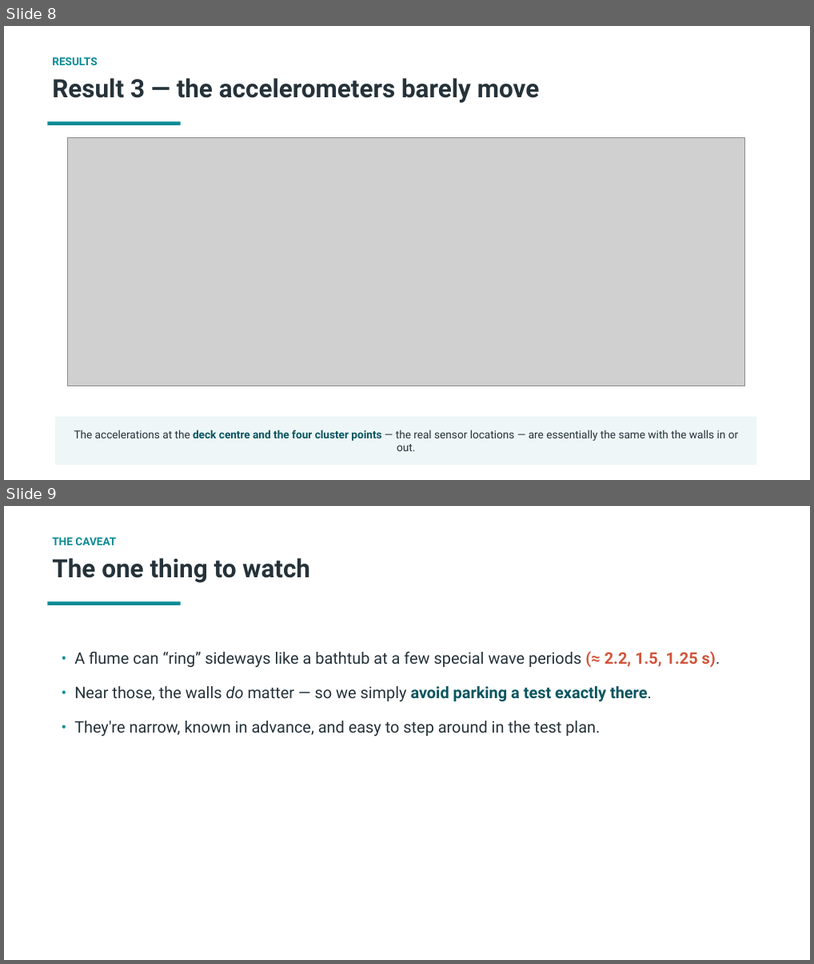
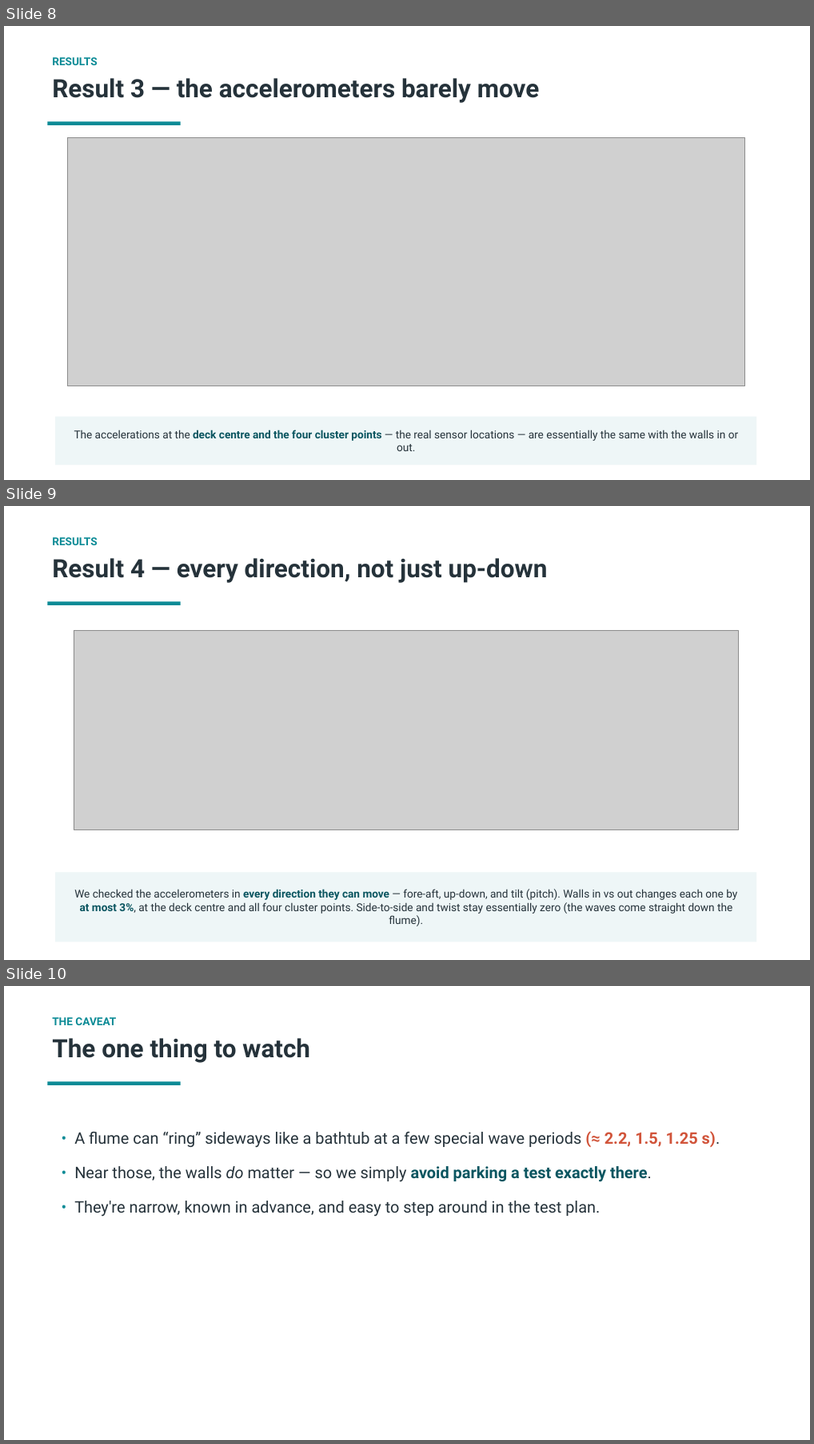
Before and after one commit to xabi80/HSP, a slide deck: studies/platform-12buoy/flume-wall-effect/Flume_wall_effect_explained.pptx. Shown one above the other, each under a label of ours: slides 8 and 9 before the commit, slides 8, 9 and 10 after it. The pictures are 814x964 and 814x1444 pixels, drawn with LibreOffice and Linux fonts; fonts in the diff are those of the drawing; grey boxes stand for pictures. Boxes give left, top, right and bottom in pixels: in the first picture for what was removed or moved away, otherwise in the second. Text is boxed around its words. In the diff, an @@ line names an element or a change of style, - is before the commit and + after.

```diff
--- a/studies/platform-12buoy/flume-wall-effect/Flume_wall_effect_explained.pptx
+++ b/studies/platform-12buoy/flume-wall-effect/Flume_wall_effect_explained.pptx
@@ slide 9 added at bbox=[4, 506, 810, 960], background #FFFFFF @@
@@ text added at bbox=[52, 537, 97, 545], 13 pt, text #0C8B96, bold @@
+RESULTS
@@ text added at bbox=[52, 558, 548, 583], 30 pt, text #25323A, bold @@
+Result 4 — every direction, not just up-down
@@ rectangle added at bbox=[47, 601, 181, 605], fill #0C8B96 @@
@@ picture added at bbox=[74, 630, 739, 830] @@
@@ rectangle added at bbox=[55, 872, 757, 941], fill #EEF6F7 @@
@@ text added at bbox=[74, 888, 738, 926], 13 pt, text #25323A @@
+We checked the accelerometers in every direction they can move — fore-aft, up-down, and tilt (pitch). Walls in vs out changes each one by at most 3%, at the deck centre and all four cluster points. Side-to-side and twist stay essentially zero (the waves come straight down the flume).
@@ what was slide 9 is now slide 10 @@
```
Also in this commit, not shown: 6 other files.
